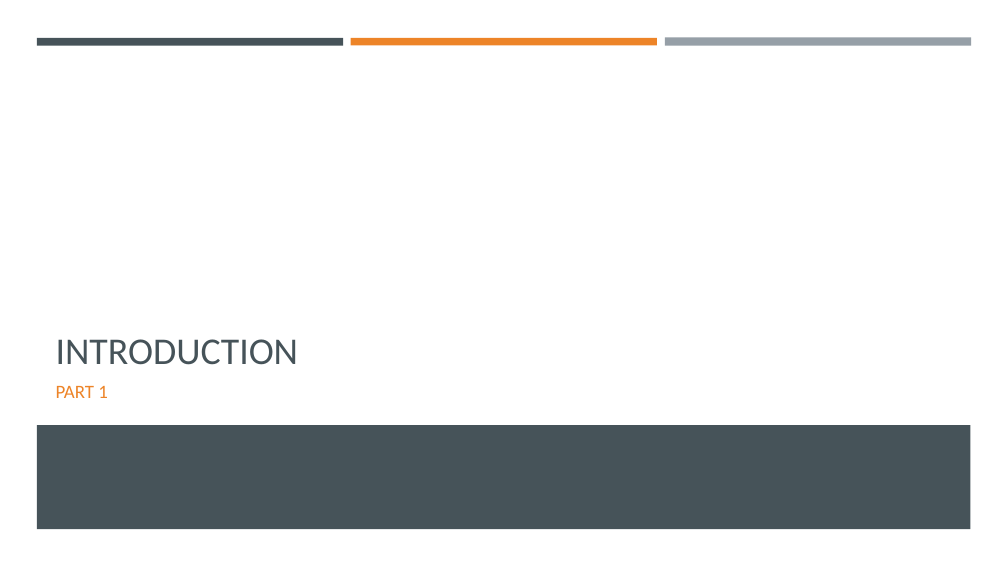
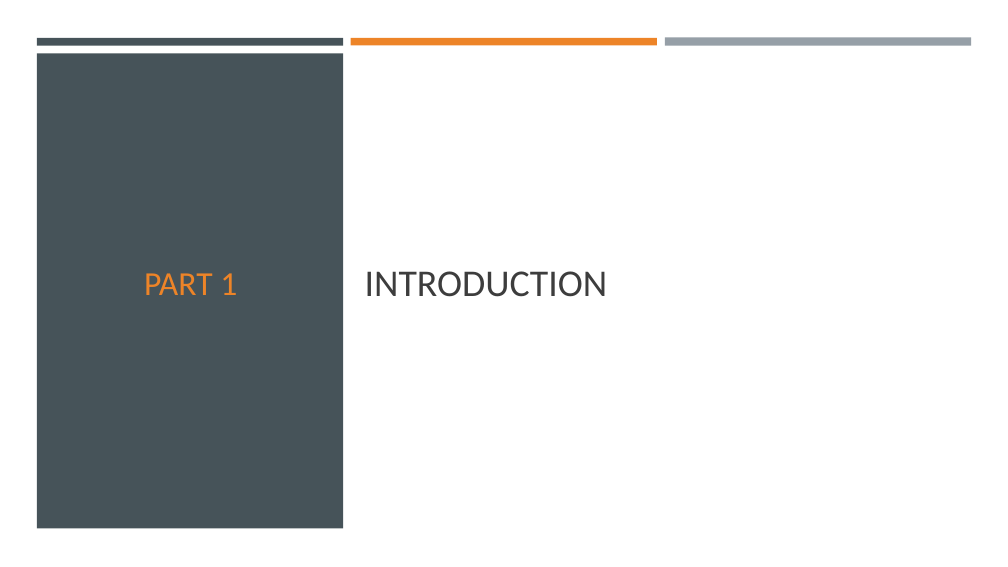
Before and after one commit to Ghost0396/iot, a slide deck: slide 3 of python/Python 3.pptx. Drawn at 1008x567 pixels with LibreOffice and Linux fonts; fonts in the diff are those of the drawing. Boxes give left, top, right and bottom in pixels: in the first picture for what was removed or moved away, otherwise in the second. Text is boxed around its words. In the diff, an @@ line names an element or a change of style, - is before the commit and + after.

```diff
--- a/python/Python 3.pptx
+++ b/python/Python 3.pptx
@@ rectangle added at <box>0,0,1008,567</box>, fill #FFFFFF @@
@@ rectangle added at <box>37,54,343,529</box>, fill #465359 @@
@@ text "PART 1": place and size @@
-text "PART 1" at <box>56,386,108,398</box>
+text "PART 1" at <box>144,273,237,295</box>
@@ text "PART 1" at <box>144,273,237,295</box>: size 18 to 32 pt; alignment left to centre; more space between paragraphs; vertical alignment top to middle @@
@@ title "INTRODUCTION": place and size @@
-title "INTRODUCTION" at <box>56,339,299,365</box>
+title "INTRODUCTION" at <box>365,271,608,297</box>
@@ title "INTRODUCTION" at <box>365,271,608,297</box>: text colour #465359 to #3D3D3D; vertical alignment bottom to middle @@
@@ rectangle removed at <box>37,425,971,529</box> @@
```
Also in this commit, not shown: 3 other slides changed, 13 slides added, 3 slides removed, 4 other files.
